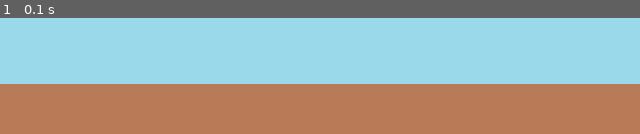
Above: before the commit, frame 1.
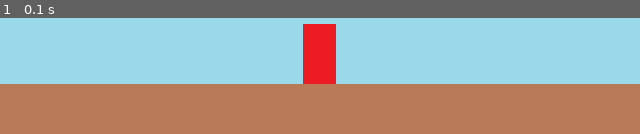
Above: after the commit, the same moment.

Repository: jithub91516/GamePY
Game: pygame game, started from pygame_project/ShootingGame.py
Same seed, same stepped clock (60 frames per second), same inputs: the game is played once before the commit and once after it.
Inputs:
- Up to frame 1 (0.1 s): no input

The runs differ from the first frame. In frame 1, 2.7% of the frame differs, in the area x 47-53%, y 5-57%.

Commit message:
second - make character and stage

Diff:
--- a/pygame_project/1_frame_background_stage_character.py
+++ b/pygame_project/ShootingGame.py
@@ -32,6 +32,15 @@
 stage_size = stage.get_rect().size
 stage_height = stage_size[1] # will use for a character
 
+#character
+character = pygame.image.load(os.path.join(image_path,"character.png"))
+character_size = character.get_rect().size
+character_width = character_size[0]
+character_height = character_size[1]
+character_x_pos = (screen_width/2) - (character_width/2)
+character_y_pos = screen_height - character_height - stage_height
+
+
 
 running = True
 while running:
@@ -50,6 +59,7 @@
     # 5. draw on the screen
     screen.blit(background, (0, 0))
     screen.blit(stage, (0, screen_height - stage_height))
+    screen.blit(character, (character_x_pos, character_y_pos))
 
     pygame.display.update()
 
